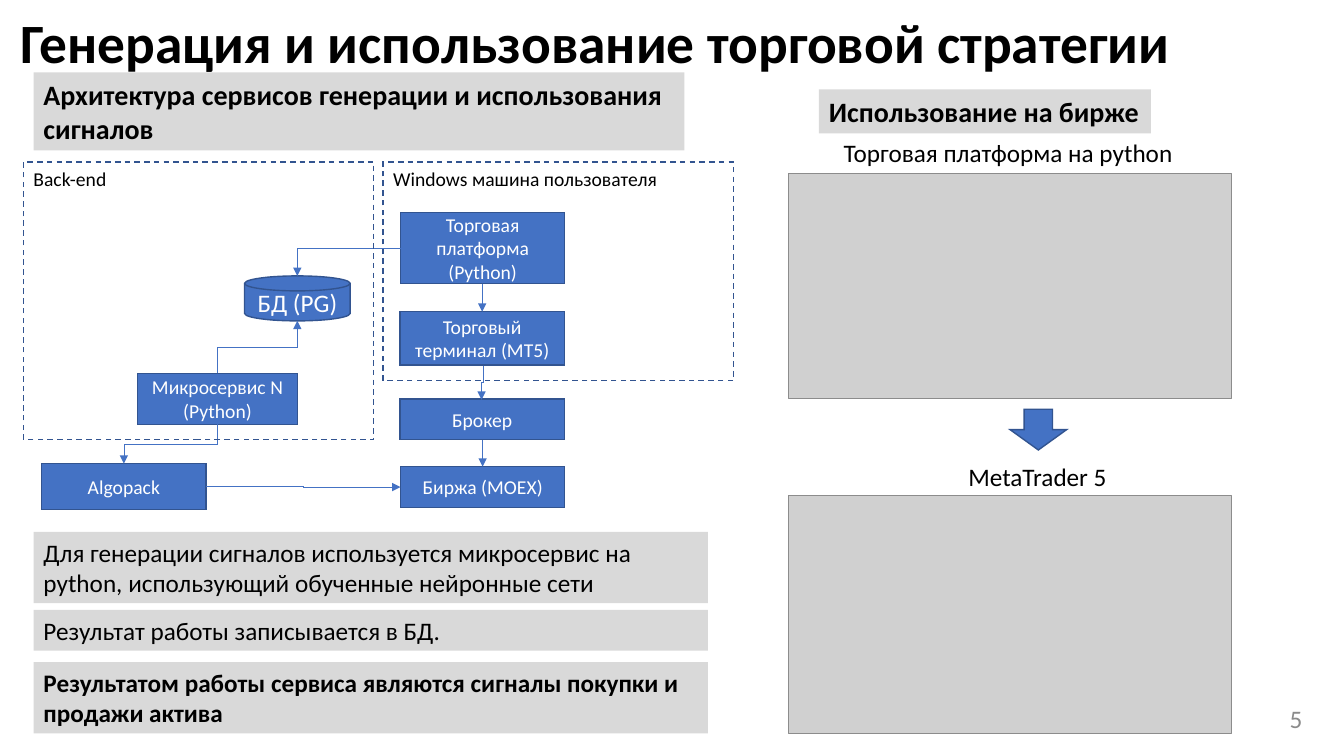
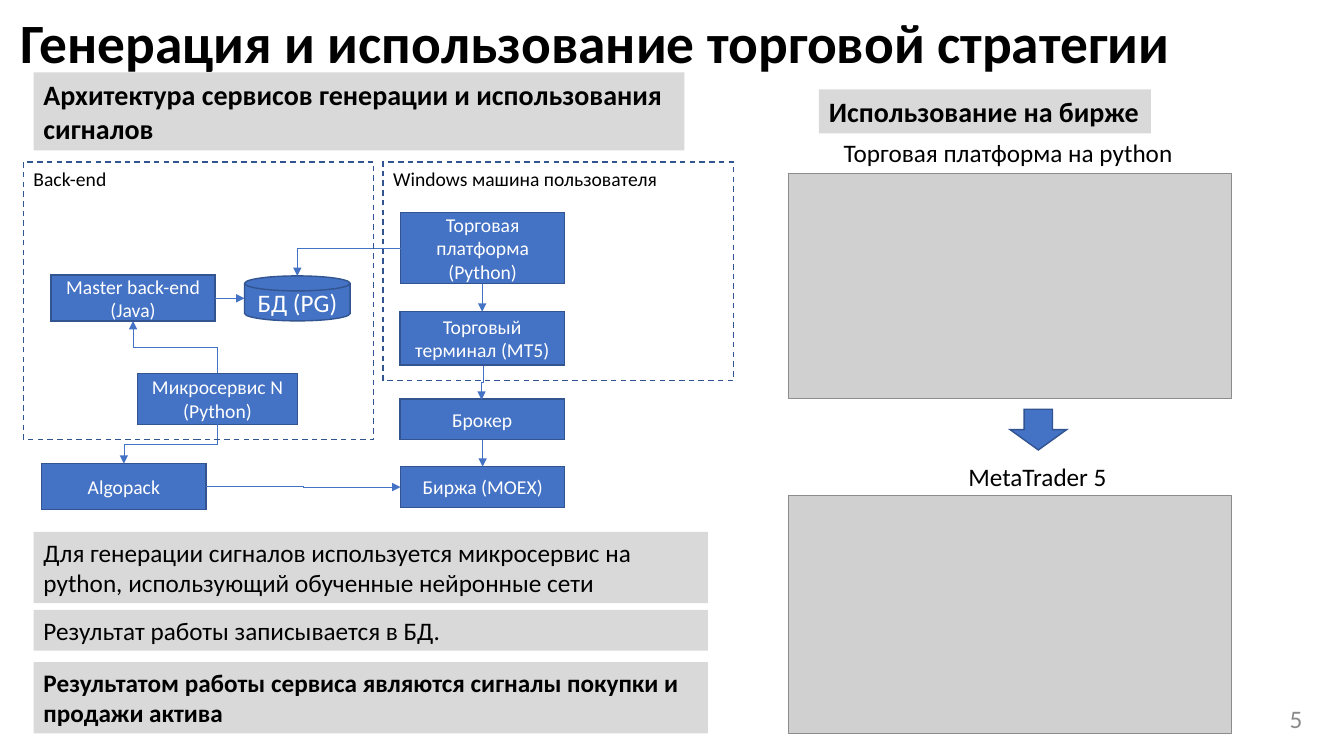
Before and after one commit to suenot/powerlife000-moex_hackaton, a slide deck: slide 5 of info/NullPointerExeption v1.pptx. Drawn at 1344x756 pixels with LibreOffice and Linux fonts; fonts in the diff are those of the drawing; grey boxes stand for pictures. Boxes give left, top, right and bottom in pixels: in the first picture for what was removed or moved away, otherwise in the second. Text is boxed around its words. In the diff, an @@ line names an element or a change of style, - is before the commit and + after.

```diff
--- a/info/NullPointerExeption v1.pptx
+++ b/info/NullPointerExeption v1.pptx
@@ rectangle added at (x1=51, y1=275, x2=216, y2=322), fill #4472C4, outline #325491 1 pt, 14 pt, text #FFFFFF @@
+Master back-end (Java)
@@ elbow arrow added from (216, 298) to (245, 298), #4472C4 0.5 pt @@
@@ elbow arrow moved from (218, 373) - (297, 321) to (218, 373) - (133, 322) @@
```
Also in this commit, not shown: 3 other slides changed, 13 other files.
